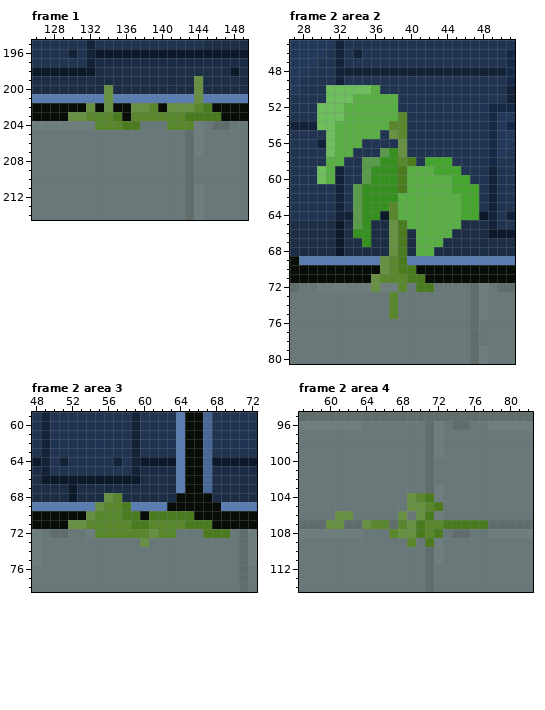
Two states of a pixel-art file, Assets/Resources/new aseprite/level_design_test/sector_2_environment_scene.aseprite. This is how it looked before the edit.
384x288 pixels, 3 frames. Colours within 5 levels of each other are drawn and written as one. Shown: frame 1: x 126..149, y 195..214; frame 2 area 2: x 27..51, y 45..80; frame 2 area 3: x 48..72, y 59..78; frame 2 area 4: x 57..82, y 95..114. The commit also changed other frames or places, which this record leaves out.
After the commit:
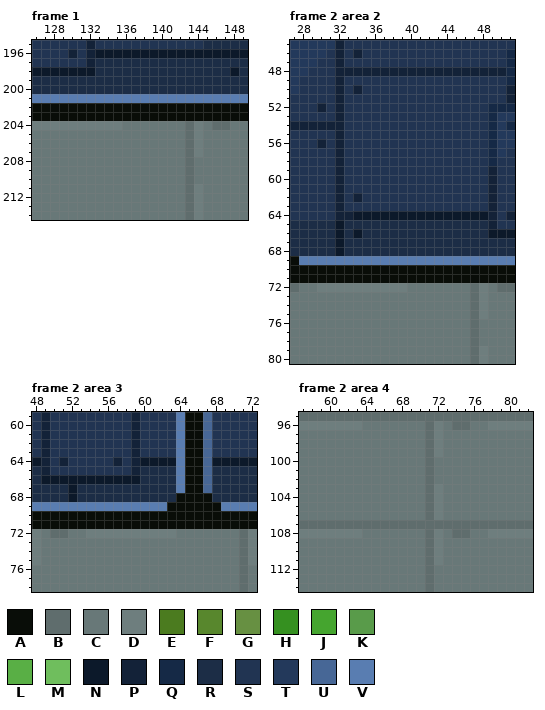
Palette (. is transparent): A #090d08  B #5f6d6d  C #687878  D #6e7e7e  E #4b7b1f  F #58872d  G #679042  H #359020  J #45a52f  K #599b4a  L #59af45  M #6fbe5d  N #0c192a  P #132238  Q #152946  R #1c2d46  S #213452  T #23395b  U #476796  V #597db1
Changes in this commit:
layer "...bg/walls/walls/Flattened" added
layer "plants" now hidden
--- frame 1
@@ x 126..149 @@
 198 NNNNNNNRRRRRRRRRRRRRRRNR
-199 RRRRRRRRRRRRRRRRRRGRRRRR
-200 RRRRRRRRGRRRRRRRRRGRRRRR
-201 VVVVVVVVGVVVVVVVVVGVVVVV
-202 AAAAAAGAGAAGGFAGGGFEAAAA
-203 AAAAGGFFFEAFFFFFFEEEEAAA
-204 DDDDDDDFFFEECCCFFFDCBBCC
+199 RRRRRRRRRRRRRRRRRRRRRRRR
+200 RRRRRRRRRRRRRRRRRRRRRRRR
+201 VVVVVVVVVVVVVVVVVVVVVVVV
+202 AAAAAAAAAAAAAAAAAAAAAAAA
+203 AAAAAAAAAAAAAAAAAAAAAAAA
+204 DDDDDDDDDDCCCCCCCBDCBBCC
 205 CCCCCCCCCCCCCCCCCBDCCCCC
--- frame 2 area 2
@@ x 27..51 @@
 49 TSSSSPSSSSSSSSSSSSSSSSSSQ
-50 TSSSMMMMMLSSSSSSSSSSSSSSP
-51 SSSSMMMLLLLLSSSSSSSSSSSSP
-52 SSSMMMLLLLLLSSSSSSSSSSQQQ
-53 SSSMMMLLLLLLFSSSSSSSSSQTT
-54 PPPMMLLLLLLFFSSSSSSSSSQTQ
-55 SSSSMLLLLLSGFSSSSSSSSSQTT
-56 SSSPMLLLSSSSGSSSSSSSSSQTT
-57 SSSSMLLSSSKHGSSSSSSSSSQTS
-58 SSSSLLSSKKHHFESJJJSSSSQSS
-59 SSSMLPSSKHHHELLLJJJSSSPSS
-60 SSSMLPSSKHHHELLLLLJJSSPSS
-61 SSSSSPSKHHHHELLLLLJJJSPSS
-62 SSSSSPSKHHHHLLLLLLLJJSPSS
-63 SSSSSPSKHHHFLLLLLLLJJSPSS
-64 SSSSSPPKHHNFLLLLLLLJJNPSP
-65 RRRRRNRKHRRGELLLLLLRRRPSS
-66 RRRRRNRHHRRGERLLLLRRRRNNN
-67 RRRRRNRRHRRGERLLLRRRRRRRR
-68 RRRRRNRRRRRGERLLRRRRRRRRR
-69 AVVVVVVVVVGFEVVVVVVVVVVVV
-70 AAAAAAAAAAGFEEAAAAAAAAAAA
-71 AAAAAAAAAGFFFEEAAAAAAAAAA
-72 BCCDDDDDDGDDFCEECCCCBDCBB
-73 CCCCCCCCCCCFCCCCCCCCBDCCC
-74 CCCCCCCCCCCFCCCCCCCCBDCCC
-75 CCCCCCCCCCCFCCCCCCCCBDCCC
+50 TSSSSPSPSSSSSSSSSSSSSSSSP
+51 SSSSSPSSSSSSSSSSSSSSSSSSP
+52 SSSPSPSSSSSSSSSSSSSSSSQQQ
+53 SSSSSPSSSSSSSSSSSSSSSSQTT
+54 PPPPPPSSSSSSSSSSSSSSSSQTQ
+55 SSSSSPSSSSSSSSSSSSSSSSQTT
+56 SSSPSPSSSSSSSSSSSSSSSSQTT
+57 SSSSSPSSSSSSSSSSSSSSSSQTS
+58 SSSSSPSSSSSSSSSSSSSSSSQSS
+59 SSSSSPSSSSSSSSSSSSSSSSPSS
+60 SSSSSPSSSSSSSSSSSSSSSSPSS
+61 SSSSSPSSSSSSSSSSSSSSSSPSS
+62 SSSSSPSPSSSSSSSSSSSSSSPSS
+63 SSSSSPSSSSSSSSSSSSSSSSPSS
+64 SSSSSPPNNNNNNNNNNNNNNNPSP
+65 RRRRRNRRRRRRRRRRRRRRRRPSS
+66 RRRRRNRNRRRRRRRRRRRRRRNNN
+67 RRRRRNRRRRRRRRRRRRRRRRRRR
+68 RRRRRNRRRRRRRRRRRRRRRRRRR
+69 AVVVVVVVVVVVVVVVVVVVVVVVV
+70 AAAAAAAAAAAAAAAAAAAAAAAAA
+71 AAAAAAAAAAAAAAAAAAAAAAAAA
+72 BCCDDDDDDDDDDCCCCCCCBDCBB
+73 CCCCCCCCCCCCCCCCCCCCBDCCC
+74 CCCCCCCCCCCCCCCCCCCCBDCCC
+75 CCCCCCCCCCCCCCCCCCCCBDCCC
 76 CCCCCCCCCCCCCCCCCCCCBCCCC
--- frame 2 area 3
@@ x 48..72 @@
 67 RRRRNRRRRRRRRRRRVAAURRRRR
-68 RRRRNRRRGFRRRRRRAAAARRRRR
-69 VVVVVVVGFFEVVVVAAAAAAVVVV
-70 AAAAAAGFFFEEAEEEEEAAAAAAA
-71 AAAAGGFFFFFEEFFFFEEEAAAAA
-72 DCBBCCDFFFFFFGFFCCCEEECBD
-73 DCCCCCCCCCCCGCCCCCCCCCCBD
+68 RRRRNRRRRRRRRRRRAAAARRRRR
+69 VVVVVVVVVVVVVVVAAAAAAVVVV
+70 AAAAAAAAAAAAAAAAAAAAAAAAA
+71 AAAAAAAAAAAAAAAAAAAAAAAAA
+72 DCBBCCDDDDDDDDDDCCCCCCCBD
+73 DCCCCCCCCCCCCCCCCCCCCCCBD
 74 DCCCCCCCCCCCCCCCCCCCCCCBD
--- frame 2 area 4
@@ x 57..82 @@
 103 CCCCCCCCCCCCCCBDCCCCCCCCCC
-104 CCCCCCCCCCCCGFEDCCCCCCCCCC
-105 CCCCCCCCCCCCGGFECCCCCCCCCC
-106 CCCCGGCCCCCGCGEDCCCCCCCCCC
-107 BBBGGBBGFFBFGEFFEEEEEBBBBB
-108 DDDDDDDCCCFGGEFECBBCCDDDDD
-109 CCCCCCCCCCCCFCEDCCCCCCCCCC
+104 CCCCCCCCCCCCCCBDCCCCCCCCCC
+105 CCCCCCCCCCCCCCBDCCCCCCCCCC
+106 CCCCCCCCCCCCCCBDCCCCCCCCCC
+107 BBBBBBBBBBBBBBBBBBBBBBBBBB
+108 DDDDDDDCCCCCCCBDCBBCCDDDDD
+109 CCCCCCCCCCCCCCBDCCCCCCCCCC
 110 CCCCCCCCCCCCCCBDCCCCCCCCCC
Changed places in both pictures, as pixel boxes (x1, y1, x2, y2):
changed: (68, 76, 221, 130)
changed: (317, 85, 479, 319)
changed: (68, 493, 230, 547)
changed: (326, 493, 488, 547)
